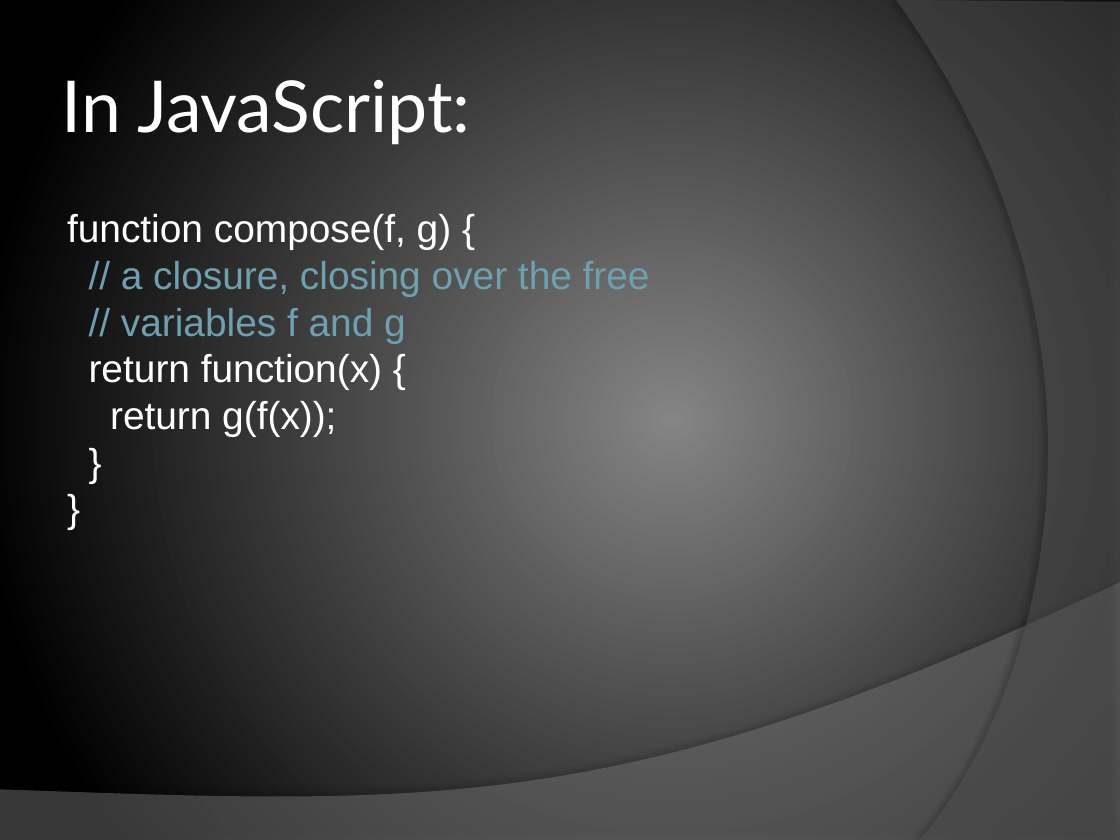
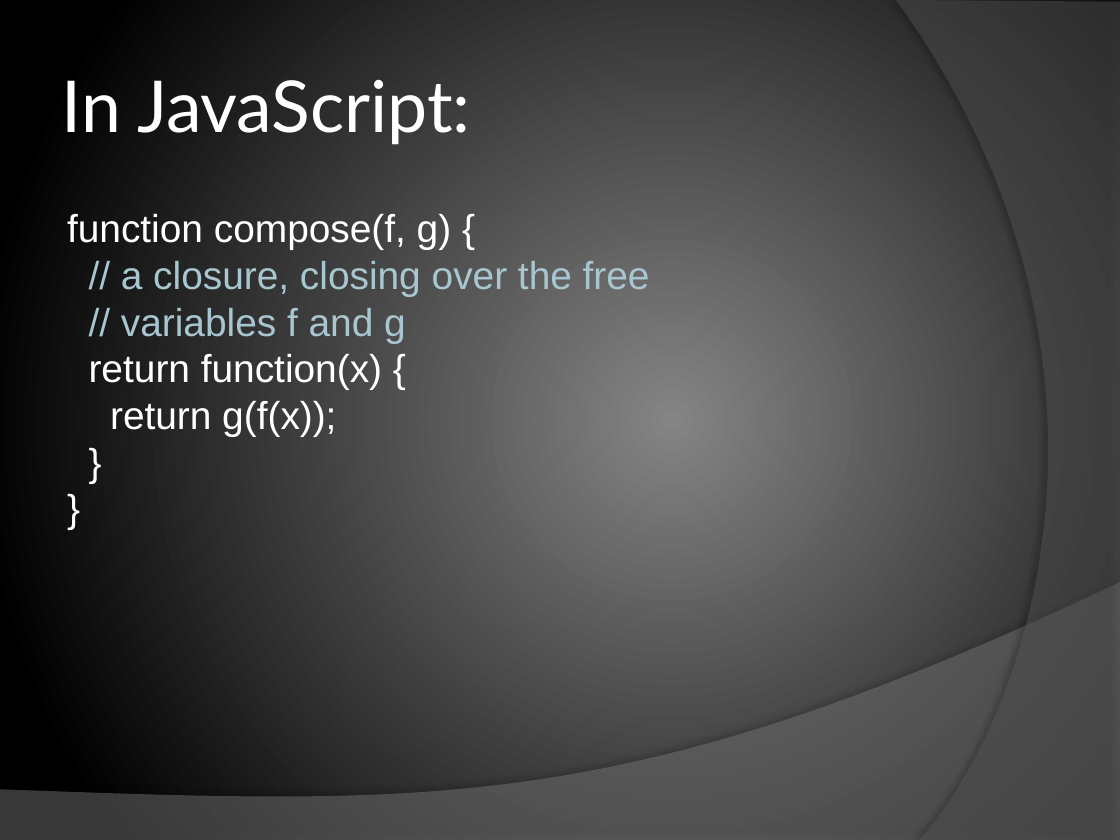
Before and after one commit to chrislewis/JaxFunc_0_ImperativelyFunctional, a slide deck: slide 19 of JaxFunc.pptx (slide 17 before the commit). Drawn at 1120x840 pixels with LibreOffice and Linux fonts; fonts in the diff are those of the drawing. Boxes give left, top, right and bottom in pixels: in the first picture for what was removed or moved away, otherwise in the second. Text is boxed around its words. In the diff, an @@ line names an element or a change of style, - is before the commit and + after.

```diff
--- a/JaxFunc.pptx
+++ b/JaxFunc.pptx
@@ text at <box>121,261,650,343</box>: text colour #6EA0B0 to #A8C6D0 in "// a closure, closing over the free", "// variables f and g" @@
```
Also in this commit, not shown: 16 other slides changed, 3 slides added.
